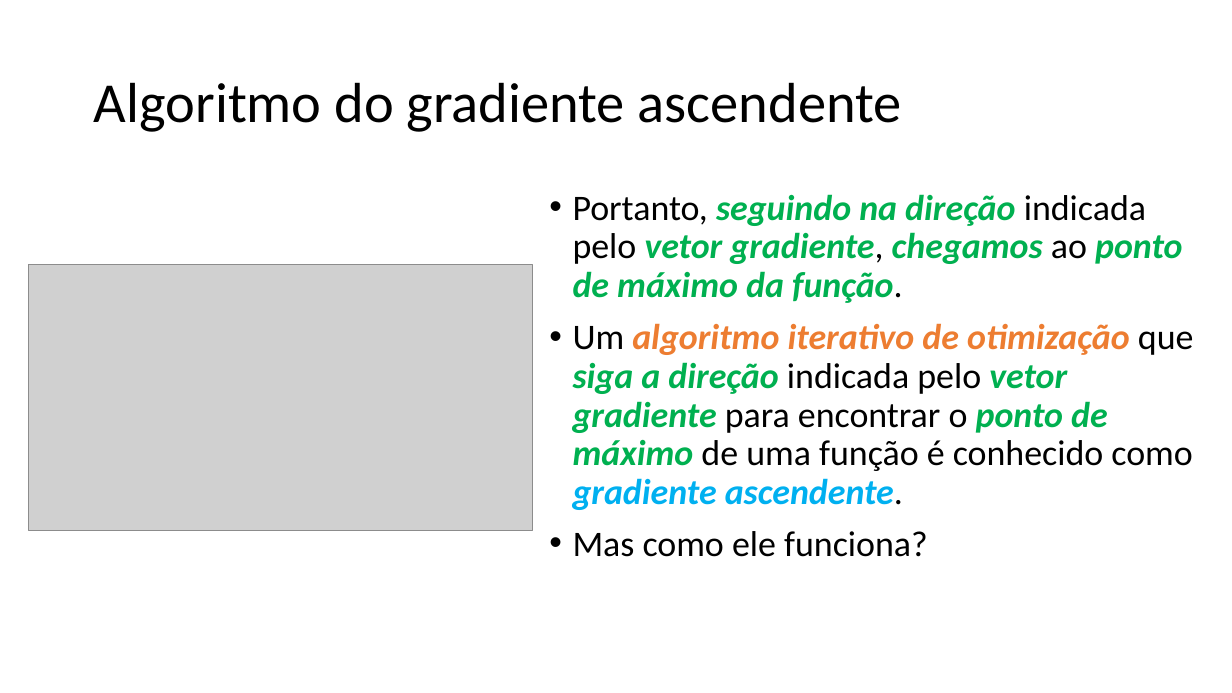
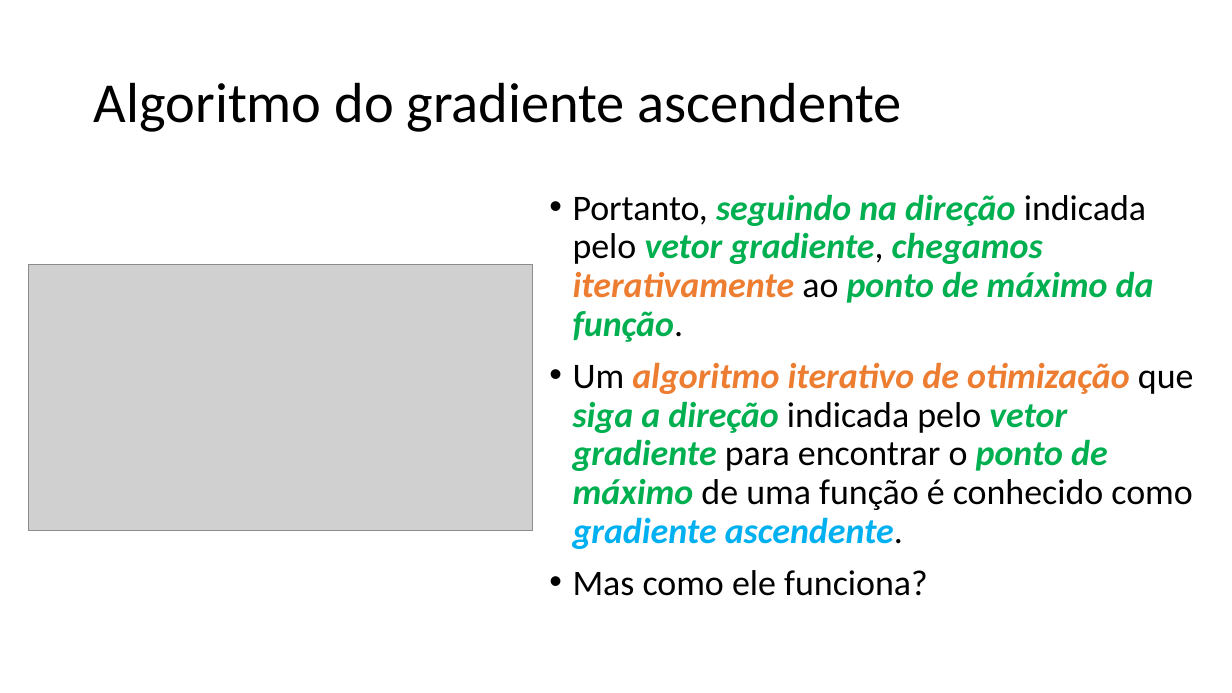
Before and after one commit to zz4fap/t319_aprendizado_de_maquina, a slide deck: slide 12 of slides/T319_Regressão_Linear (Parte II).pptx. Drawn at 1232x693 pixels with LibreOffice and Linux fonts; fonts in the diff are those of the drawing; grey boxes stand for pictures. Boxes give left, top, right and bottom in pixels: in the first picture for what was removed or moved away, otherwise in the second. Text is boxed around its words. In the diff, an @@ line names an element or a change of style, - is before the commit and + after.

```diff
--- a/slides/T319_Regressão_Linear (Parte II).pptx
+++ b/slides/T319_Regressão_Linear (Parte II).pptx
@@ text at [573,194,1154,342]: text changed @@
-• Portanto, seguindo na direção indicada pelo vetor gradiente, chegamos ao ponto de máximo da função.
+• Portanto, seguindo na direção indicada pelo vetor gradiente, chegamos iterativamente ao ponto de máximo da função.
```
Also in this commit, not shown: 8 other slides changed, 1 other file.
